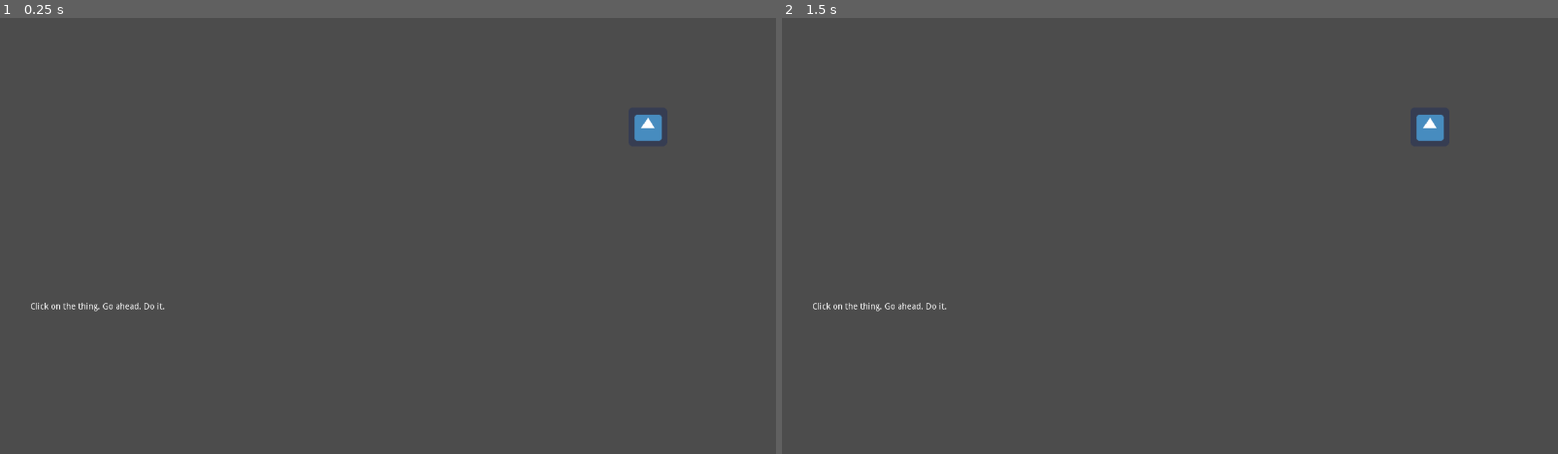
Above: before the commit, frames 1-2 (left to right).
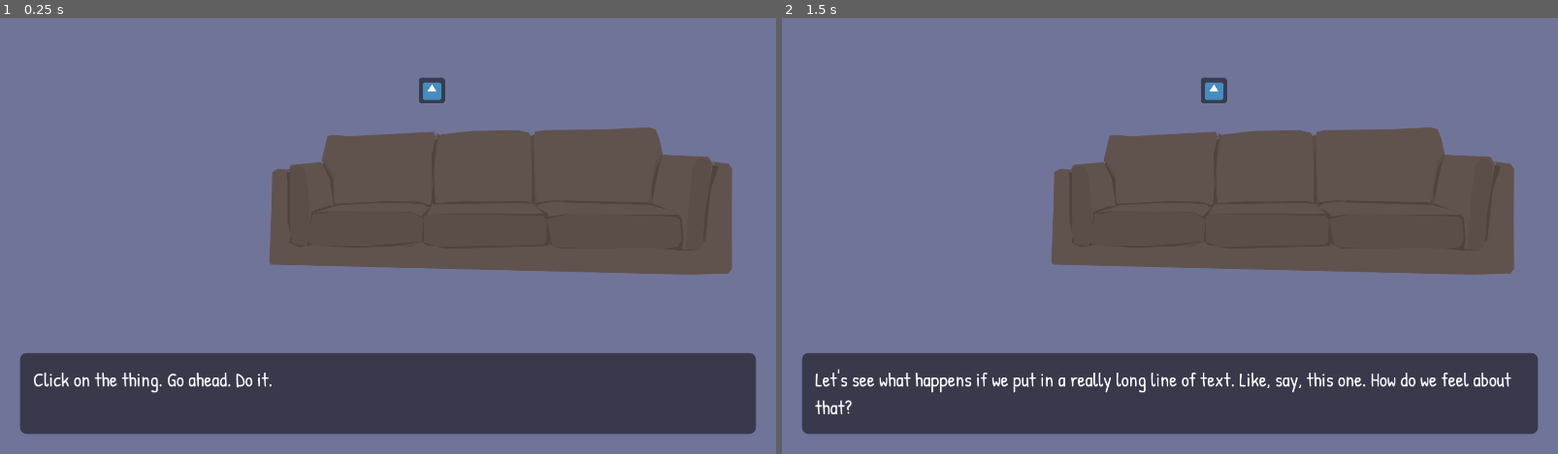
Above: after the commit, the same moments.

Repository: squinky/ggj2020
Game: Godot game, scene res://main.tscn
The game is run twice, just before and just after one commit, with the same random seed, the same clock (stepped at 60 frames per second) and the same inputs. The engine's default icon, where the game draws it, is replaced by a stand-in: a white triangle on a blue panel in a dark square.
Inputs (mouse positions are in pixels of both pictures, inside the frame that each line leads up to):
- Up to frame 1 (0.25 s): no input
- Up to frame 2 (1.5 s): tap Enter at 0.5 s; move the mouse to (1340, 214) at 0.52 s; click (1340, 214) at 0.67 s; tap Space at 1.25 s; move the mouse to (1014, 257) at 1.27 s; click (1014, 257) at 1.42 s

The runs differ from the first frame. In frame 1, 65% of the frame differs, in the area x 0-100%, y 0-100%; in frame 2, 66%.

Commit message:
messing with the text box

Diff:
--- a/clickable.gd
+++ b/clickable.gd
@@ -7,6 +7,7 @@
 func _input(event):
 	if event is InputEventMouseButton and event.pressed and event.button_index == BUTTON_LEFT:
 		if get_rect().has_point(to_local(event.position)):
-			var soundarray = $sounds.get_children()
-			soundarray[randi() % soundarray.size()].play()
+			if has_node("sounds"):
+				var soundarray = $sounds.get_children()
+				soundarray[randi() % soundarray.size()].play()
 			emit_signal("clicked", id)
--- a/main.tscn
+++ b/main.tscn
@@ -1,14 +1,38 @@
-[gd_scene load_steps=5 format=2]
+[gd_scene load_steps=9 format=2]
 
 [ext_resource path="res://images/icon.png" type="Texture" id=1]
 [ext_resource path="res://clickable.gd" type="Script" id=2]
 [ext_resource path="res://main.gd" type="Script" id=3]
 [ext_resource path="res://audio/boing.wav" type="AudioStream" id=4]
+[ext_resource path="res://images/couch.png" type="Texture" id=5]
+[ext_resource path="res://Patrick Hand regular.ttf" type="DynamicFontData" id=6]
+
+[sub_resource type="StyleBoxFlat" id=2]
+content_margin_left = 32.0
+content_margin_right = 32.0
+content_margin_top = 32.0
+content_margin_bottom = 32.0
+bg_color = Color( 0, 0, 0, 0.501961 )
+corner_radius_top_left = 16
+corner_radius_top_right = 16
+corner_radius_bottom_right = 16
+corner_radius_bottom_left = 16
+
+[sub_resource type="DynamicFont" id=1]
+size = 48
+use_filter = true
+font_data = ExtResource( 6 )
 
 [node name="main" type="Node2D"]
 script = ExtResource( 3 )
 
 [node name="clickables" type="Node2D" parent="."]
+
+[node name="couch" type="Sprite" parent="clickables"]
+position = Vector2( 1240.36, 453.865 )
+texture = ExtResource( 5 )
+script = ExtResource( 2 )
+id = "couch"
 
 [node name="test" type="Sprite" parent="clickables"]
 position = Vector2( 1068.55, 179.8 )
@@ -21,12 +45,14 @@
 [node name="boing" type="AudioStreamPlayer" parent="clickables/test/sounds"]
 stream = ExtResource( 4 )
 
-[node name="textbox" type="RichTextLabel" parent="."]
+[node name="textbox" type="Label" parent="."]
 margin_left = 50.0
-margin_top = 470.0
-margin_right = 1230.0
-margin_bottom = 670.0
-scroll_active = false
+margin_top = 830.0
+margin_right = 1870.0
+margin_bottom = 1030.0
+custom_styles/normal = SubResource( 2 )
+custom_fonts/font = SubResource( 1 )
+autowrap = true
 __meta__ = {
 "_edit_use_anchors_": false
 }
--- a/project.godot
+++ b/project.godot
@@ -25,8 +25,8 @@
 
 [display]
 
-window/size/width=1280
-window/size/height=720
+window/size/width=1920
+window/size/height=1080
 window/size/fullscreen=true
 window/stretch/mode="viewport"
 window/stretch/aspect="keep"
@@ -36,4 +36,5 @@
 quality/driver/driver_name="GLES2"
 vram_compression/import_etc=true
 vram_compression/import_etc2=false
+environment/default_clear_color=Color( 0.443137, 0.454902, 0.6, 1 )
 environment/default_environment="res://default_env.tres"
--- a/text.gd
+++ b/text.gd
@@ -5,5 +5,8 @@
 		"You clicked on a thing. Way to go.",
 		"Yay, you clicked on the thing.",
 		"Good job, you clicked on the thing."
+	],
+	"couch": [
+		"Let's see what happens if we put in a really long line of text. Like, say, this one. How do we feel about that?"
 	]
 }
Binary file added: Patrick Hand regular.ttf
Not shown, added: images/coffeetable.png.import
Not shown, added: images/couch.png.import
Not shown, added: images/television.png.import
